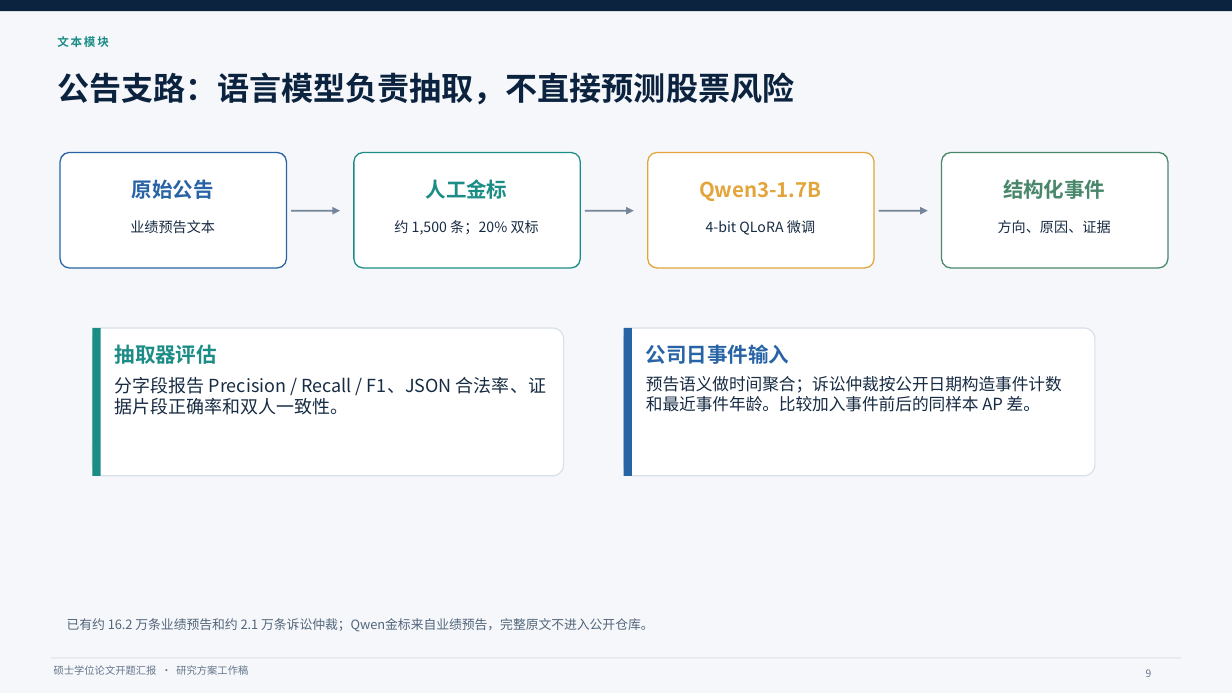
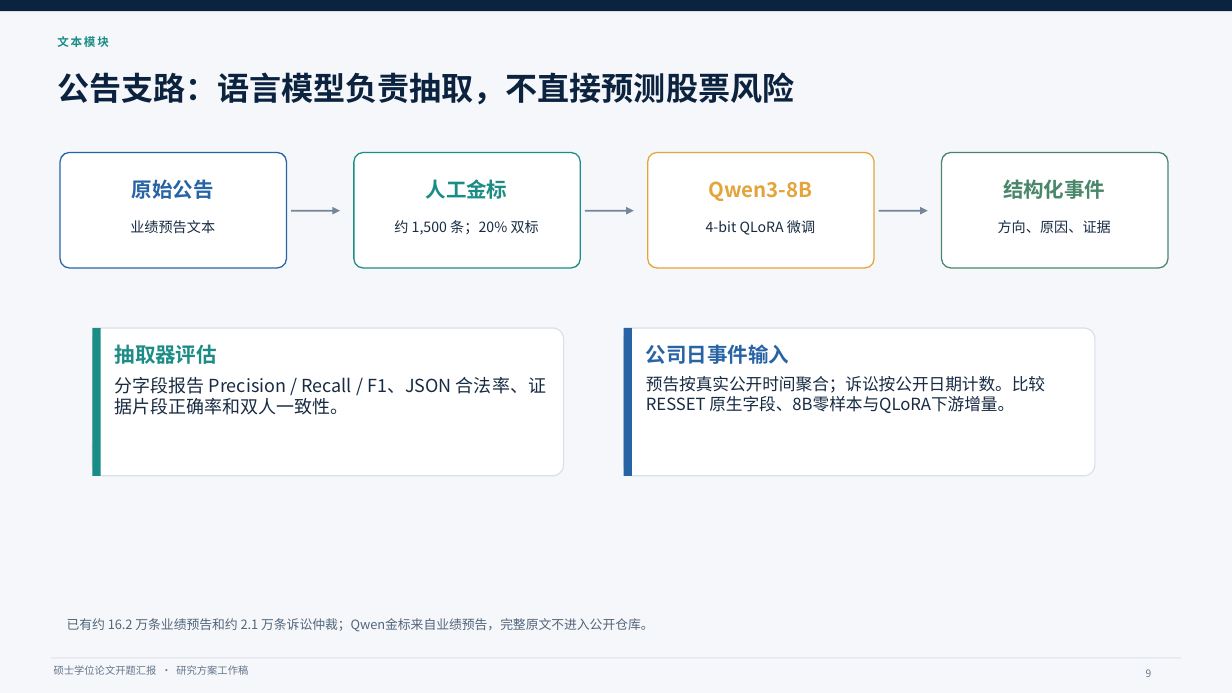
Before and after one commit to QiuKunYuan/llm-event-tail-risk-, a slide deck: slide 9 of docs/开题报告/开题答辩汇报.pptx. Drawn at 1232x693 pixels with LibreOffice and Linux fonts; fonts in the diff are those of the drawing. Boxes give left, top, right and bottom in pixels: in the first picture for what was removed or moved away, otherwise in the second. Text is boxed around its words. In the diff, an @@ line names an element or a change of style, - is before the commit and + after.

Commit message:
Update thesis proposal for Qwen3-8B and prior art

```diff
--- a/docs/开题报告/开题答辩汇报.pptx
+++ b/docs/开题报告/开题答辩汇报.pptx
@@ text at (x1=708, y1=181, x2=812, y2=201): text changed @@
-Qwen3-1.7B
+Qwen3-8B
@@ text at (x1=646, y1=376, x2=1045, y2=413): text changed @@
-预告语义做时间聚合；诉讼仲裁按公开日期构造事件计数和最近事件年龄。比较加入事件前后的同样本 AP 差。
+预告按真实公开时间聚合；诉讼按公开日期计数。比较 RESSET 原生字段、8B零样本与QLoRA下游增量。
```
Also in this commit, not shown: 11 other slides changed, 14 other files.
